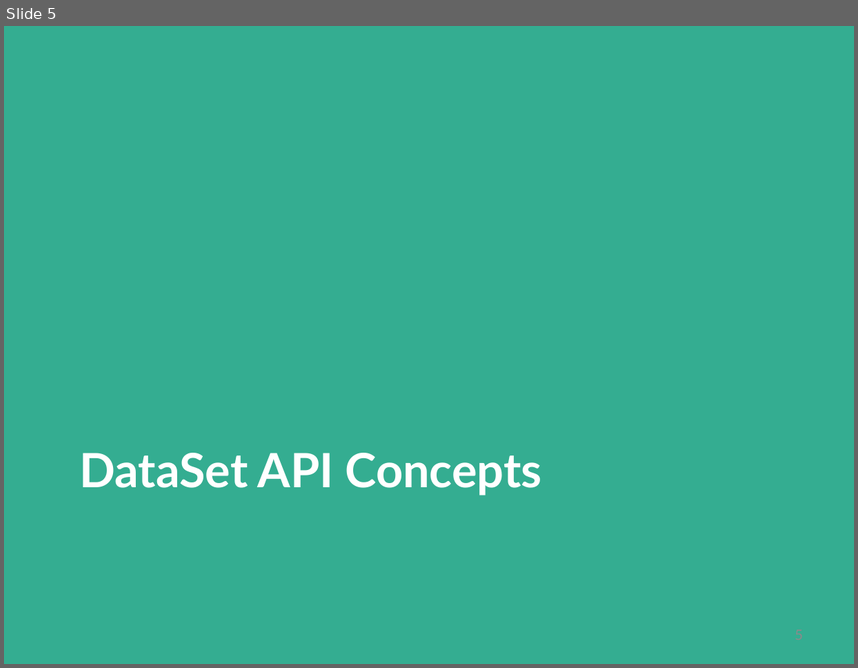
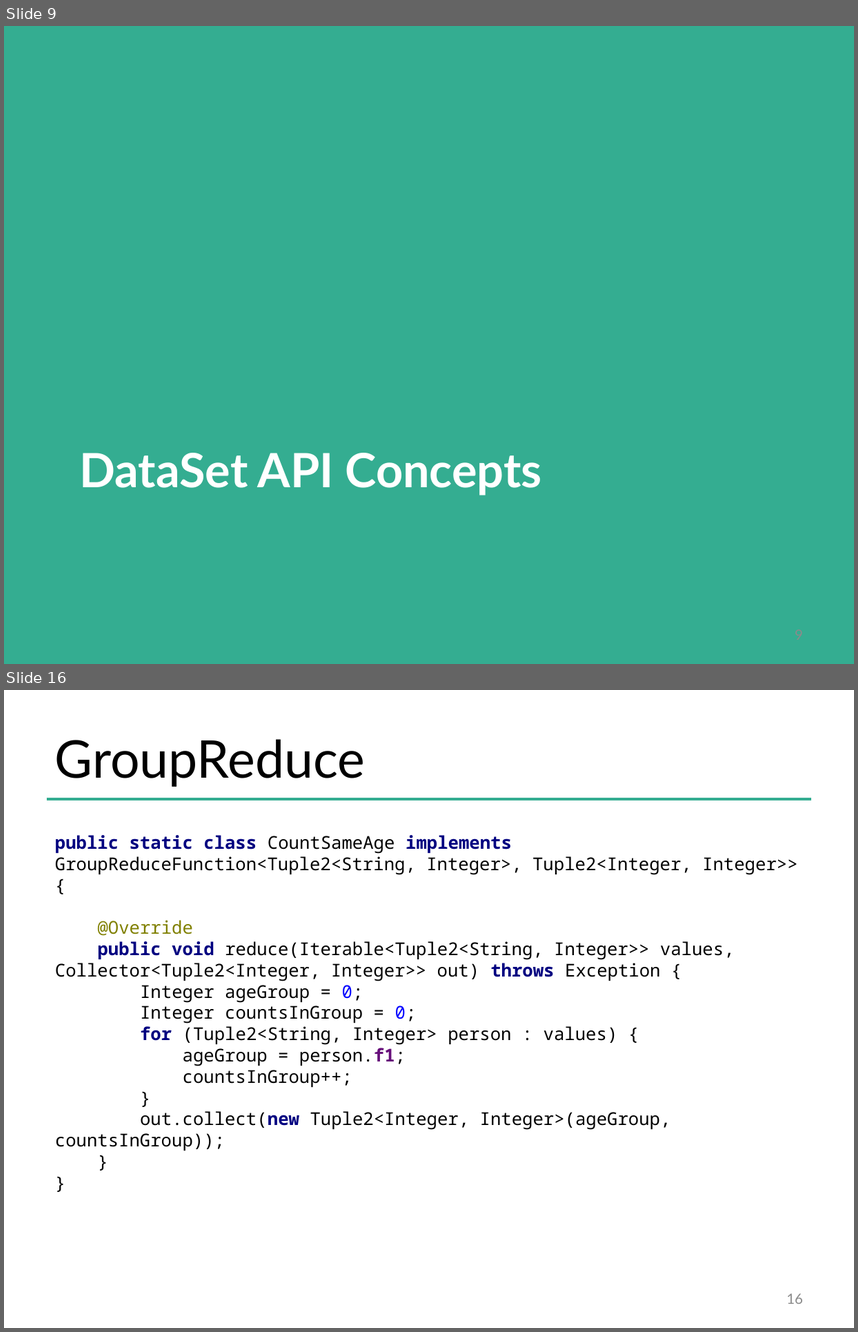
Before and after one commit to dataArtisans/flink-training-web, a slide deck: slides/flink_batch_basics.pptx. Shown one above the other, each under a label of ours: slide 5 before the commit, slides 9 and 16 after it; the slides between them are not shown. The pictures are 858x668 and 858x1332 pixels, drawn with LibreOffice and Linux fonts; fonts in the diff are those of the drawing; background and template pictures are left out. Boxes give left, top, right and bottom in pixels: in the first picture for what was removed or moved away, otherwise in the second. Text is boxed around its words. In the diff, an @@ line names an element or a change of style, - is before the commit and + after.

```diff
--- a/slides/flink_batch_basics.pptx
+++ b/slides/flink_batch_basics.pptx
@@ slide 16 added at (4, 690, 854, 1328), background #FFFFFF @@
@@ title added at (55, 739, 366, 787), 44 pt, text #000000 @@
+GroupReduce
@@ line added from (47, 799) to (811, 799), #34AD91 2 pt @@
@@ text added at (55, 835, 797, 1150), 15 pt, text #000000 @@
+public static class CountSameAge implements GroupReduceFunction<Tuple2<String, Integer>, Tuple2<Integer, Integer>> {
+@Override
+public void reduce(Iterable<Tuple2<String, Integer>> values, Collector<Tuple2<Integer, Integer>> out) throws Exception {
+Integer ageGroup = 0;
+Integer countsInGroup = 0;
+for (Tuple2<String, Integer> person : values) {
+ageGroup = person.f1;
+countsInGroup++;
+}
+out.collect(new Tuple2<Integer, Integer>(ageGroup, countsInGroup));
+}
+}
@@ page number added at (786, 1293, 803, 1303), 12 pt, text #8C8C8C @@
+16
@@ what was slide 5 is now slide 9 @@
```
Also in this commit, not shown: 6 slides changed, 15 other slides added.
